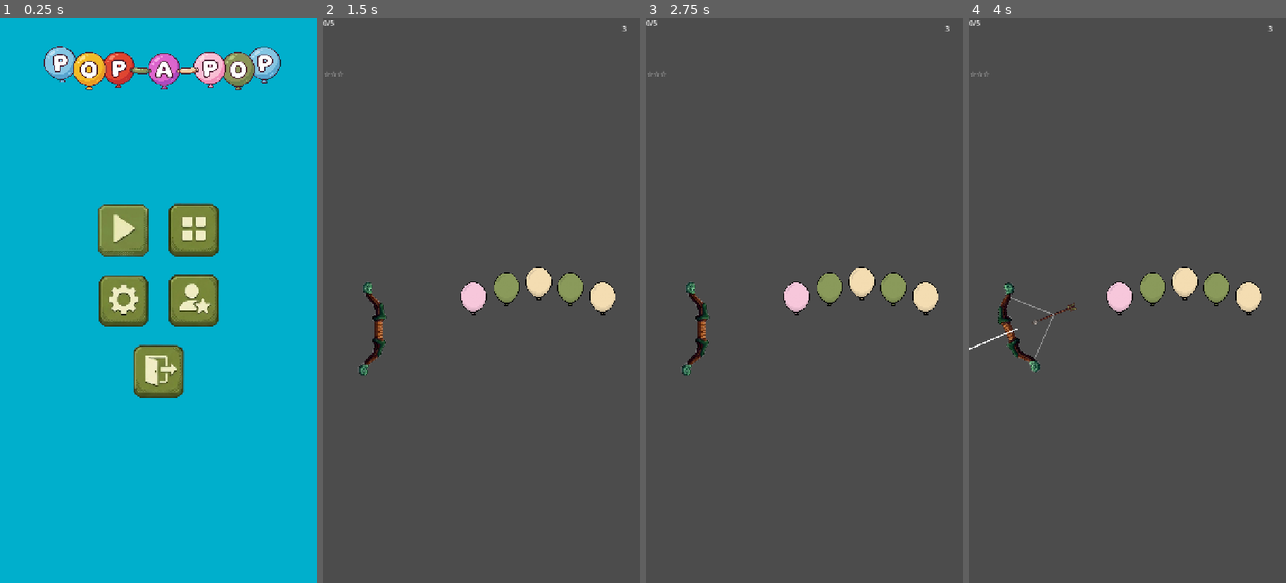
Above: before the commit, frames 1-4 (left to right).
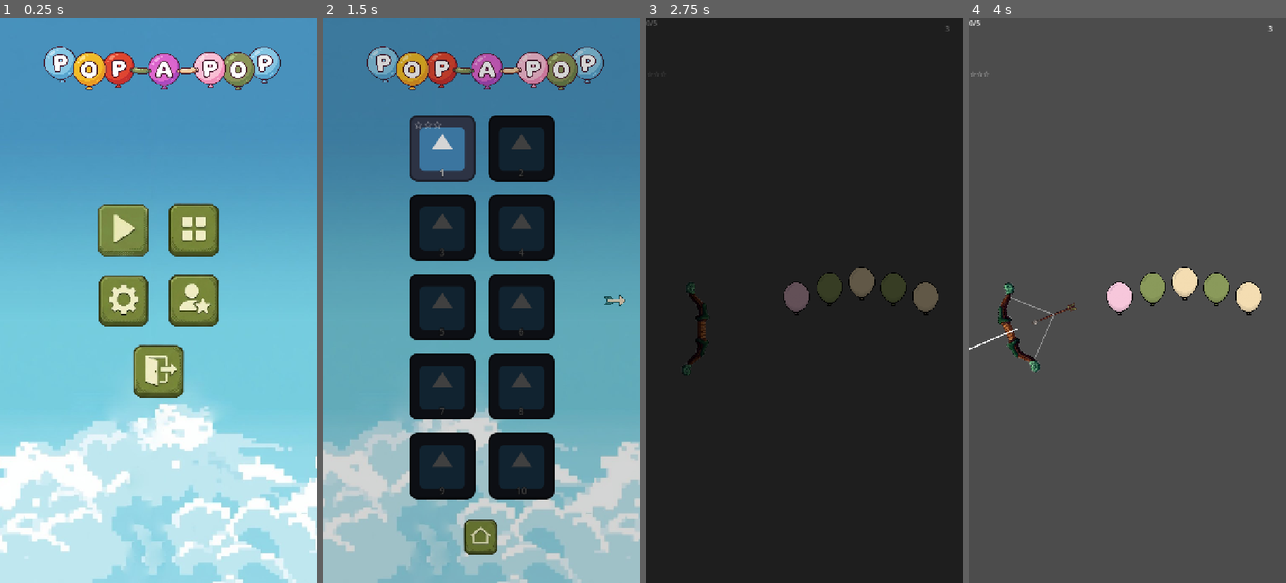
Above: after the commit, the same moments.

Repository: rizayuksel/pop-a-pop
Game: Godot game, scene res://scenes/ui/main_menu.tscn
The game is run twice, just before and just after one commit, with the same random seed, the same clock (stepped at 60 frames per second) and the same inputs. The engine's default icon, where the game draws it, is replaced by a stand-in: a white triangle on a blue panel in a dark square.
Inputs (mouse positions are in pixels of both pictures, inside the frame that each line leads up to):
- Up to frame 1 (0.25 s): no input
- Up to frame 2 (1.5 s): click (516, 232) at 0.5 s; click "☆☆☆" at 1.25 s
- Up to frame 3 (2.75 s): click (804, 537) at 2.02 s
- Up to frame 4 (4 s): move the mouse to (1197, 272) at 2.77 s; click (1197, 272) at 2.92 s; drag from (1064, 328) to (1184, 283) at 3.52 s

The runs differ from the first frame. In frame 1, 90% of the frame differs, in the area x 0-100%, y 0-100%; in frame 2, 99%; in frame 3, 100%; in frame 4, nothing differs.

Commit message:
Edit ui and menu design

Diff:
--- a/project.godot
+++ b/project.godot
@@ -18,7 +18,8 @@
 [autoload]
 
 SaveManager="*uid://clb52cw6ogrwy"
-LevelMusic="*uid://ctjy5hnjd3xb7"
+MusicManager="*uid://cqrmxo82w482j"
+TransitionManager="*uid://c0tfcj76c7ue6"
 
 [display]
 
@@ -37,3 +38,4 @@
 rendering_device/driver.windows="d3d12"
 renderer/rendering_method="gl_compatibility"
 renderer/rendering_method.mobile="gl_compatibility"
+textures/vram_compression/import_etc2_astc=true
--- a/scenes/ui/level_music.tscn
+++ /dev/null
@@ -1,7 +0,0 @@
-[gd_scene format=3 uid="uid://ctjy5hnjd3xb7"]
-
-[ext_resource type="AudioStream" uid="uid://ki4pccx0iho3" path="res://assets/audio/music/KimLightyear-NightRunner.mp3" id="1_ndvwh"]
-
-[node name="LevelMusic" type="AudioStreamPlayer" unique_id=785035693]
-stream = ExtResource("1_ndvwh")
-autoplay = true
--- a/scenes/ui/level_select.tscn
+++ b/scenes/ui/level_select.tscn
@@ -5,6 +5,8 @@
 [ext_resource type="Texture2D" uid="uid://d1jsaqkafn0ck" path="res://assets/textures/ButtonLeft.png" id="3_swyxg"]
 [ext_resource type="Texture2D" uid="uid://dmup0i3y1xx7a" path="res://assets/textures/ButtonRight.png" id="4_8yp2s"]
 [ext_resource type="Texture2D" uid="uid://dbllq3r27t260" path="res://assets/textures/ButtonHome.png" id="5_8ehll"]
+[ext_resource type="Script" uid="uid://bxgabi2ph8084" path="res://scripts/parallax_background.gd" id="6_8ehll"]
+[ext_resource type="Texture2D" uid="uid://ba1vy7kq8hnbi" path="res://assets/textures/BgMenu.jpg" id="7_i7y2i"]
 
 [sub_resource type="AtlasTexture" id="AtlasTexture_i7y2i"]
 atlas = ExtResource("5_8ehll")
@@ -21,6 +23,7 @@
 script = ExtResource("1_p0wlc")
 
 [node name="ColorRect" type="ColorRect" parent="." unique_id=1991921335]
+visible = false
 layout_mode = 1
 anchors_preset = 15
 anchor_right = 1.0
@@ -115,3 +118,22 @@
 texture_normal = SubResource("AtlasTexture_i7y2i")
 ignore_texture_size = true
 stretch_mode = 4
+
+[node name="ParallaxBackground" type="ParallaxBackground" parent="." unique_id=377214222]
+script = ExtResource("6_8ehll")
+
+[node name="ParallaxLayer" type="ParallaxLayer" parent="ParallaxBackground" unique_id=1499879003]
+motion_mirroring = Vector2(720, 0)
+
+[node name="TextureRect" type="TextureRect" parent="ParallaxBackground/ParallaxLayer" unique_id=481639813]
+custom_minimum_size = Vector2(720, 1280)
+anchors_preset = 15
+anchor_right = 1.0
+anchor_bottom = 1.0
+offset_right = 720.0
+offset_bottom = 1280.0
+grow_horizontal = 2
+grow_vertical = 2
+texture = ExtResource("7_i7y2i")
+expand_mode = 1
+stretch_mode = 6
--- a/scenes/ui/main_menu.tscn
+++ b/scenes/ui/main_menu.tscn
@@ -7,6 +7,8 @@
 [ext_resource type="Texture2D" uid="uid://dj804uimqwspg" path="res://assets/textures/ButtonSettings.png" id="4_q85j6"]
 [ext_resource type="Texture2D" uid="uid://r5pkyhvmmxaw" path="res://assets/textures/ButtonCredits.png" id="5_8g5eo"]
 [ext_resource type="Texture2D" uid="uid://dvfbjtyrc1vot" path="res://assets/textures/ButtonQuit.png" id="6_7suek"]
+[ext_resource type="Script" uid="uid://bxgabi2ph8084" path="res://scripts/parallax_background.gd" id="8_q85j6"]
+[ext_resource type="Texture2D" uid="uid://ba1vy7kq8hnbi" path="res://assets/textures/BgMenu.jpg" id="9_8g5eo"]
 
 [sub_resource type="AtlasTexture" id="AtlasTexture_wjvqx"]
 atlas = ExtResource("2_btxxm")
@@ -37,15 +39,24 @@
 grow_vertical = 2
 script = ExtResource("1_l6cm7")
 
-[node name="ColorRect" type="ColorRect" parent="." unique_id=581223450]
-z_index = -2
-layout_mode = 1
+[node name="ParallaxBackground" type="ParallaxBackground" parent="." unique_id=1215254089]
+script = ExtResource("8_q85j6")
+
+[node name="ParallaxLayer" type="ParallaxLayer" parent="ParallaxBackground" unique_id=1916267631]
+motion_mirroring = Vector2(720, 0)
+
+[node name="TextureRect" type="TextureRect" parent="ParallaxBackground/ParallaxLayer" unique_id=1744844117]
+custom_minimum_size = Vector2(720, 1280)
 anchors_preset = 15
 anchor_right = 1.0
 anchor_bottom = 1.0
+offset_right = 720.0
+offset_bottom = 1280.0
 grow_horizontal = 2
 grow_vertical = 2
-color = Color(0, 0.6862117, 0.8006563, 1)
+texture = ExtResource("9_8g5eo")
+expand_mode = 1
+stretch_mode = 6
 
 [node name="VBoxContainer" type="VBoxContainer" parent="." unique_id=656556656]
 layout_mode = 1
--- /dev/null
+++ b/scenes/ui/music_manager.tscn
@@ -0,0 +1,14 @@
+[gd_scene format=3 uid="uid://cqrmxo82w482j"]
+
+[ext_resource type="Script" uid="uid://brypd4hyjhw37" path="res://scripts/music_manager.gd" id="1_pjo54"]
+[ext_resource type="AudioStream" uid="uid://b66kf2p640qw4" path="res://assets/audio/music/KimLightyear-Hey!.mp3" id="1_tnlm8"]
+[ext_resource type="AudioStream" uid="uid://ki4pccx0iho3" path="res://assets/audio/music/KimLightyear-NightRunner.mp3" id="2_pjo54"]
+
+[node name="MusicManager" type="Node" unique_id=177487440]
+script = ExtResource("1_pjo54")
+
+[node name="MenuMusic" type="AudioStreamPlayer" parent="." unique_id=482238219]
+stream = ExtResource("1_tnlm8")
+
+[node name="LevelMusic1" type="AudioStreamPlayer" parent="." unique_id=1363127533]
+stream = ExtResource("2_pjo54")
--- /dev/null
+++ b/scenes/ui/transition_manager.tscn
@@ -0,0 +1,77 @@
+[gd_scene format=3 uid="uid://c0tfcj76c7ue6"]
+
+[ext_resource type="AudioStream" uid="uid://csl5eptxudig3" path="res://assets/audio/sfx/LevelSelectSound.wav" id="1_g2bpw"]
+[ext_resource type="Script" uid="uid://bbkmeu8ubqel6" path="res://scripts/transition_manager.gd" id="1_rr54l"]
+
+[sub_resource type="Animation" id="Animation_rr54l"]
+length = 0.001
+tracks/0/type = "value"
+tracks/0/imported = false
+tracks/0/enabled = true
+tracks/0/path = NodePath("ColorRect:modulate")
+tracks/0/interp = 1
+tracks/0/loop_wrap = true
+tracks/0/keys = {
+"times": PackedFloat32Array(0),
+"transitions": PackedFloat32Array(1),
+"update": 0,
+"values": [Color(1, 1, 1, 0)]
+}
+
+[sub_resource type="Animation" id="Animation_drse7"]
+resource_name = "fade_in"
+tracks/0/type = "value"
+tracks/0/imported = false
+tracks/0/enabled = true
+tracks/0/path = NodePath("ColorRect:modulate")
+tracks/0/interp = 1
+tracks/0/loop_wrap = true
+tracks/0/keys = {
+"times": PackedFloat32Array(0.0009999999, 1),
+"transitions": PackedFloat32Array(1, 1),
+"update": 0,
+"values": [Color(0, 0, 0, 1), Color(0, 0, 0, 0)]
+}
+
+[sub_resource type="Animation" id="Animation_bhw0v"]
+resource_name = "fade_out"
+tracks/0/type = "value"
+tracks/0/imported = false
+tracks/0/enabled = true
+tracks/0/path = NodePath("ColorRect:modulate")
+tracks/0/interp = 1
+tracks/0/loop_wrap = true
+tracks/0/keys = {
+"times": PackedFloat32Array(0, 1),
+"transitions": PackedFloat32Array(1, 1),
+"update": 0,
+"values": [Color(0, 0, 0, 0), Color(0, 0, 0, 1)]
+}
+
+[sub_resource type="AnimationLibrary" id="AnimationLibrary_vs32n"]
+_data = {
+&"RESET": SubResource("Animation_rr54l"),
+&"fade_in": SubResource("Animation_drse7"),
+&"fade_out": SubResource("Animation_bhw0v")
+}
+
+[node name="TransitionManager" type="CanvasLayer" unique_id=672910185]
+layer = 10
+script = ExtResource("1_rr54l")
+
+[node name="ColorRect" type="ColorRect" parent="." unique_id=1160255679]
+modulate = Color(1, 1, 1, 0)
+anchors_preset = 15
+anchor_right = 1.0
+anchor_bottom = 1.0
+grow_horizontal = 2
+grow_vertical = 2
+mouse_filter = 2
+color = Color(0, 0, 0, 1)
+
+[node name="AnimationPlayer" type="AnimationPlayer" parent="." unique_id=2122160550]
+libraries/ = SubResource("AnimationLibrary_vs32n")
+
+[node name="AudioStreamPlayer" type="AudioStreamPlayer" parent="." unique_id=1049769822]
+stream = ExtResource("1_g2bpw")
+volume_db = 5.0
--- a/scenes/ui/ui.tscn
+++ b/scenes/ui/ui.tscn
@@ -1,8 +1,11 @@
 [gd_scene format=3 uid="uid://32p7ysxh4omg"]
 
 [ext_resource type="Script" uid="uid://cptk5lcdtp0rv" path="res://scripts/ui.gd" id="1_nt7q6"]
+[ext_resource type="Texture2D" uid="uid://b5wnw3acvx6pt" path="res://assets/textures/ButtonPlay.png" id="2_hl07w"]
 [ext_resource type="AudioStream" uid="uid://q5fhnbchn10r" path="res://assets/audio/sfx/LaserShoot.wav" id="2_x4jx1"]
 [ext_resource type="AudioStream" uid="uid://bk8m0volylg0e" path="res://assets/audio/sfx/FireShoot.wav" id="3_gdt2y"]
+[ext_resource type="Texture2D" uid="uid://dbllq3r27t260" path="res://assets/textures/ButtonHome.png" id="3_swkix"]
+[ext_resource type="Texture2D" uid="uid://bvf6qe8br6dqc" path="res://assets/textures/ButtonRestart.png" id="4_hc5d0"]
 [ext_resource type="AudioStream" uid="uid://b4ytpq8ur02wi" path="res://assets/audio/sfx/IceShoot.wav" id="4_wm3ai"]
 [ext_resource type="AudioStream" uid="uid://cs5w6cxtxxjuy" path="res://assets/audio/sfx/IceHit.wav" id="5_wm3ai"]
 [ext_resource type="AudioStream" uid="uid://dsicjsnmf8n6g" path="res://assets/audio/sfx/BalloonPop.wav" id="6_8dubc"]
@@ -73,21 +76,27 @@
 grow_horizontal = 2
 grow_vertical = 2
 
-[node name="RestartButton" type="Button" parent="BaseControl/GameOverPanel" unique_id=887930020]
-layout_mode = 1
-anchors_preset = 8
-anchor_left = 0.5
-anchor_top = 0.5
-anchor_right = 0.5
-anchor_bottom = 0.5
-offset_left = -56.0
-offset_top = -21.0
-offset_right = 56.0
-offset_bottom = 21.0
-grow_horizontal = 2
-grow_vertical = 2
-theme_override_font_sizes/font_size = 24
-text = "↻ Restart"
+[node name="HBoxContainer" type="HBoxContainer" parent="BaseControl/GameOverPanel" unique_id=1795083210]
+layout_mode = 0
+offset_left = 26.0
+offset_top = 71.0
+offset_right = 276.0
+offset_bottom = 131.0
+alignment = 1
+
+[node name="RestartButton" type="TextureButton" parent="BaseControl/GameOverPanel/HBoxContainer" unique_id=231546263]
+custom_minimum_size = Vector2(60, 60)
+layout_mode = 2
+texture_normal = ExtResource("4_hc5d0")
+ignore_texture_size = true
+stretch_mode = 5
+
+[node name="HomeButton" type="TextureButton" parent="BaseControl/GameOverPanel/HBoxContainer" unique_id=1874507140]
+custom_minimum_size = Vector2(60, 60)
+layout_mode = 2
+texture_normal = ExtResource("3_swkix")
+ignore_texture_size = true
+stretch_mode = 5
 
 [node name="LevelCompletePanel" type="Panel" parent="BaseControl" unique_id=143146671]
 visible = false
@@ -111,25 +120,35 @@
 anchor_top = 0.5
 anchor_right = 0.5
 anchor_bottom = 0.5
-offset_left = -20.0
-offset_top = -20.0
-offset_right = 230.0
-offset_bottom = 30.0
+offset_left = -124.0
+offset_top = -29.0
+offset_right = 126.0
+offset_bottom = 31.0
 grow_horizontal = 2
 grow_vertical = 2
+theme_override_constants/separation = 20
+alignment = 1
 
-[node name="NextLevelButton" type="Button" parent="BaseControl/LevelCompletePanel/HBoxContainer" unique_id=2070421084]
+[node name="NextLevelButton" type="TextureButton" parent="BaseControl/LevelCompletePanel/HBoxContainer" unique_id=1546818422]
+custom_minimum_size = Vector2(60, 60)
 layout_mode = 2
-theme_override_font_sizes/font_size = 24
-text = "➔"
+texture_normal = ExtResource("2_hl07w")
+ignore_texture_size = true
+stretch_mode = 5
 
-[node name="HomeButton" type="Button" parent="BaseControl/LevelCompletePanel/HBoxContainer" unique_id=484826141]
+[node name="HomeButton" type="TextureButton" parent="BaseControl/LevelCompletePanel/HBoxContainer" unique_id=181843542]
+custom_minimum_size = Vector2(60, 60)
 layout_mode = 2
-text = "⌂"
+texture_normal = ExtResource("3_swkix")
+ignore_texture_size = true
+stretch_mode = 5
 
-[node name="SuccessRestartButton" type="Button" parent="BaseControl/LevelCompletePanel/HBoxContainer" unique_id=2065967444]
+[node name="SuccessRestartButton" type="TextureButton" parent="BaseControl/LevelCompletePanel/HBoxContainer" unique_id=1868804920]
+custom_minimum_size = Vector2(60, 60)
 layout_mode = 2
-text = "↻"
+texture_normal = ExtResource("4_hc5d0")
+ignore_texture_size = true
+stretch_mode = 5
 
 [node name="FinalStarsLabel" type="Label" parent="BaseControl/LevelCompletePanel" unique_id=1343618756]
 layout_mode = 0
--- a/scripts/balloon.gd
+++ b/scripts/balloon.gd
@@ -1,20 +1,36 @@
 extends Area2D
 
 var colors = [
-	Color("8A9A5B"), # Green
-	Color("87CEEB"), # Blue
-	Color("E35335"), # Red
-	Color("F4C430"), # Yellow
-	Color("F8C8DC"), # Pink
-	Color("DA70D6"), # Purple
-	Color("F5DEB3")  # Brown
+	Color("8A9A5B"),
+	Color("87CEEB"),
+	Color("E35335"),
+	Color("F4C430"),
+	Color("F8C8DC"),
+	Color("DA70D6"),
+	Color("F5DEB3")
 ]
+
+var popped_texture = preload("res://assets/textures/PoppedBalloon.png")
+var is_popped = false
+var fall_speed = 0.0
 
 func _ready():
 	$Sprite2D.modulate = colors.pick_random()
 	body_entered.connect(_on_body_entered)
 
+func _process(delta):
+	if is_popped:
+		fall_speed += 200.0 * delta
+		position.y += fall_speed * delta
+
+		var screen_height = get_viewport_rect().size.y
+		if global_position.y > screen_height + 100:
+			queue_free()
+
 func _on_body_entered(body):
+	if is_popped:
+		return
+
 	if body is RigidBody2D:
 		if has_node("IceBarrier"):
 			_play_deflect_sound()
@@ -22,6 +38,16 @@
 			pop()
 
 func pop():
+	if is_popped:
+		return
+
+	is_popped = true
+	$Sprite2D.texture = popped_texture
+
+	for child in get_children():
+		if child is CollisionShape2D or child is CollisionPolygon2D:
+			child.set_deferred("disabled", true)
+
 	var main_scene = get_tree().current_scene
 	if main_scene.has_node("UI"):
 		main_scene.get_node("UI").add_popped_balloon()
@@ -29,8 +55,6 @@
 		if main_scene.get_node("UI").has_method("play_pop_sound"):
 			main_scene.get_node("UI").play_pop_sound()
 
-	queue_free()
-
 func _play_deflect_sound():
 	var main_scene = get_tree().current_scene
 	if main_scene.has_node("UI") and main_scene.get_node("UI").has_method("play_ice_hit_sound"):
--- a/scripts/level_select.gd
+++ b/scripts/level_select.gd
@@ -21,6 +21,8 @@
 var level_btn_scene = preload("res://scenes/ui/level_button.tscn")
 
 func _ready():
+	MusicManager.play_menu_music()
+
 	left_btn.pressed.connect(prev_page)
 	right_btn.pressed.connect(next_page)
 	home_btn.pressed.connect(_on_home_pressed)
@@ -134,7 +136,7 @@
 				next_page()
 
 func _on_level_pressed(level_num: int):
-	get_tree().change_scene_to_file("res://scenes/levels/level_" + str(level_num) + ".tscn")
+	TransitionManager.transition_to_scene("res://scenes/levels/level_" + str(level_num) + ".tscn")
 
 func _on_home_pressed():
 	get_tree().change_scene_to_file("res://scenes/ui/main_menu.tscn")
--- a/scripts/main.gd
+++ b/scripts/main.gd
@@ -9,6 +9,7 @@
 @onready var bow = $Bow
 
 func _ready():
+	MusicManager.play_level_music()
 	bow.arrow_shot.connect(_on_bow_arrow_shot)
 	ui.next_level_requested.connect(_on_next_level_requested)
 	ui.level_completed.connect(_on_level_completed)
--- a/scripts/main_menu.gd
+++ b/scripts/main_menu.gd
@@ -11,6 +11,8 @@
 @onready var balloon_timer = $Timer
 
 func _ready():
+	MusicManager.play_menu_music()
+
 	play_button.pressed.connect(_on_play_pressed)
 	level_select_button.pressed.connect(_on_level_select_pressed)
 	settings_button.pressed.connect(_on_settings_pressed)
@@ -31,7 +33,7 @@
 	var level_path = "res://scenes/levels/level_" + str(latest_level) + ".tscn"
 
 	if ResourceLoader.exists(level_path):
-		get_tree().change_scene_to_file(level_path)
+		TransitionManager.transition_to_scene(level_path)
 	else:
 		print("Scene not found: ", level_path)
 
@@ -39,7 +41,7 @@
 	get_tree().change_scene_to_file("res://scenes/ui/level_select.tscn")
 
 func _on_settings_pressed():
-	print("Settings menüsü henüz hazır değil")
+	print("Settings menu is not ready yet")
 
 func _on_credits_pressed():
 	get_tree().change_scene_to_file("res://scenes/ui/credits_screen.tscn")
@@ -57,13 +59,13 @@
 	balloon.position = Vector2(random_x, spawn_y)
 
 	var colors = [
-		Color("8A9A5B"), # Green
-		Color("87CEEB"), # Blue
-		Color("E35335"), # Red
-		Color("F4C430"), # Yellow
-		Color("F8C8DC"), # Pink
-		Color("DA70D6"), # Purple
-		Color("F5DEB3")  # Brown
+		Color("8A9A5B"),
+		Color("87CEEB"),
+		Color("E35335"),
+		Color("F4C430"),
+		Color("F8C8DC"),
+		Color("DA70D6"),
+		Color("F5DEB3")
 	]
 	balloon.modulate = colors.pick_random()
 
--- /dev/null
+++ b/scripts/music_manager.gd
@@ -0,0 +1,14 @@
+extends Node
+
+@onready var menu_music = $MenuMusic
+@onready var level_music = $LevelMusic1
+
+func play_menu_music():
+	if not menu_music.playing:
+		level_music.stop()
+		menu_music.play()
+
+func play_level_music():
+	if not level_music.playing:
+		menu_music.stop()
+		level_music.play()
--- /dev/null
+++ b/scripts/parallax_background.gd
@@ -0,0 +1,16 @@
+extends ParallaxBackground
+
+@export var scroll_speed = 70.0
+
+# Hafızada bu anahtar kelimeyle saklayacağız
+const MEMORY_KEY = "bg_scroll_offset_x"
+
+func _ready():
+	# Eğer daha önce hafızada kaydedilmiş bir konum varsa oradan başlat
+	if Engine.has_meta(MEMORY_KEY):
+		scroll_offset.x = Engine.get_meta(MEMORY_KEY)
+
+func _process(delta):
+	scroll_offset.x -= scroll_speed * delta
+	# Konumu her karede motorun geçici hafızasına kaydet
+	Engine.set_meta(MEMORY_KEY, scroll_offset.x)
--- /dev/null
+++ b/scripts/transition_manager.gd
@@ -0,0 +1,25 @@
+extends CanvasLayer
+
+@onready var color_rect = $ColorRect
+@onready var animation_player = $AnimationPlayer
+@onready var sfx_player = $AudioStreamPlayer
+
+func transition_to_scene(target_scene_path: String):
+	color_rect.mouse_filter = Control.MOUSE_FILTER_STOP
+
+	var tween = create_tween()
+	tween.tween_property(MusicManager.menu_music, "volume_db", -30.0, 0.5)
+
+	sfx_player.play()
+
+	animation_player.play("fade_out")
+	await animation_player.animation_finished
+
+	get_tree().change_scene_to_file(target_scene_path)
+
+	animation_player.play("fade_in")
+
+	var tween_in = create_tween()
+	tween_in.tween_property(MusicManager.menu_music, "volume_db", 0.0, 0.5)
+
+	color_rect.mouse_filter = Control.MOUSE_FILTER_IGNORE
--- a/scripts/ui.gd
+++ b/scripts/ui.gd
@@ -8,7 +8,8 @@
 @onready var star_progress_label = $BaseControl/StarProgressLabel
 
 @onready var game_over_panel = $BaseControl/GameOverPanel
-@onready var restart_button = $BaseControl/GameOverPanel/RestartButton
+@onready var restart_button = $BaseControl/GameOverPanel/HBoxContainer/RestartButton
+@onready var game_over_home_button = $BaseControl/GameOverPanel/HBoxContainer/HomeButton
 
 @onready var level_complete_panel = $BaseControl/LevelCompletePanel
 @onready var home_button = $BaseControl/LevelCompletePanel/HBoxContainer/HomeButton
@@ -29,6 +30,7 @@
 	next_level_button.pressed.connect(_on_next_level_pressed)
 	success_restart_button.pressed.connect(_on_restart_pressed)
 	home_button.pressed.connect(_on_home_pressed)
+	game_over_home_button.pressed.connect(_on_home_pressed)
 
 func setup_level(total: int, arrows: int, targets: Array[int]):
 	total_balloons = total
Not shown, changed: assets/audio/music/KimLightyear-Hey!.mp3.import
Not shown, changed: assets/audio/music/KimLightyear-Legends.mp3.import
Not shown, added: assets/audio/sfx/LevelSelectSound.wav.import
Binary file added: assets/textures/BgMenu.jpg
Not shown, added: assets/textures/BgMenu.jpg.import
Not shown, added: scripts/music_manager.gd.uid
Not shown, added: scripts/parallax_background.gd.uid
Not shown, added: scripts/transition_manager.gd.uid
Not shown, added: assets/audio/sfx/LevelSelectSound.wav
